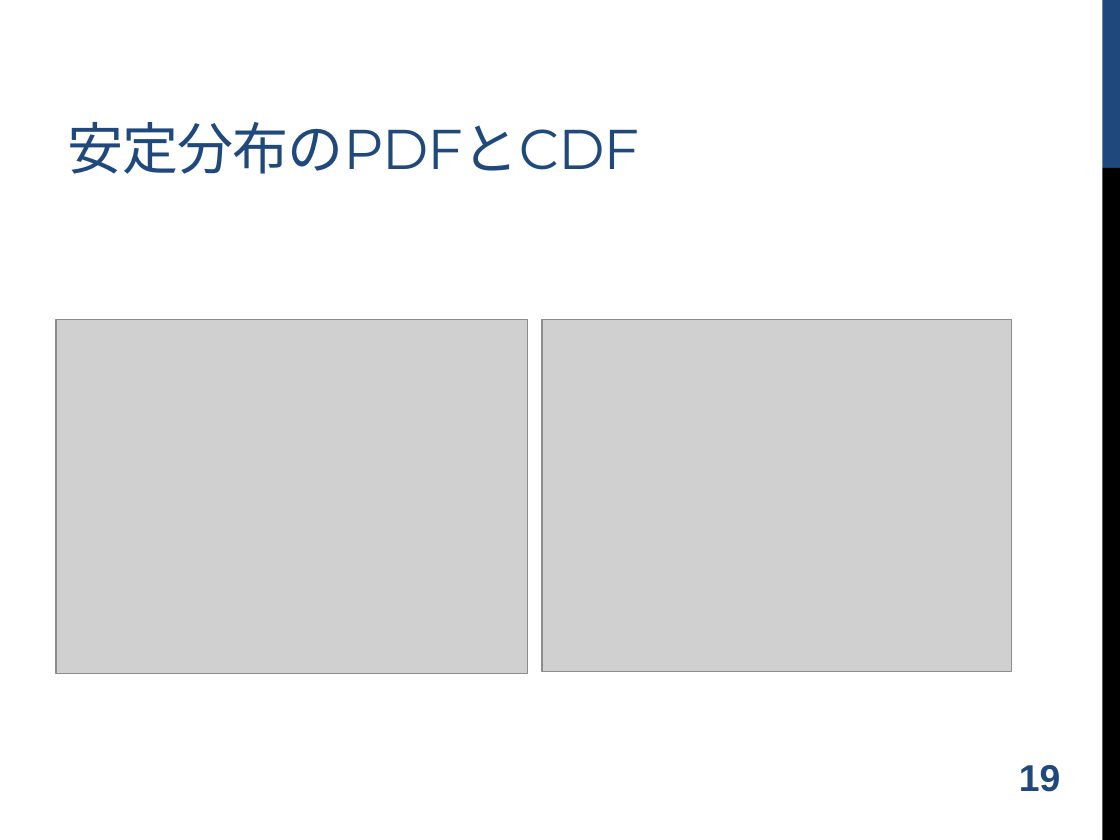
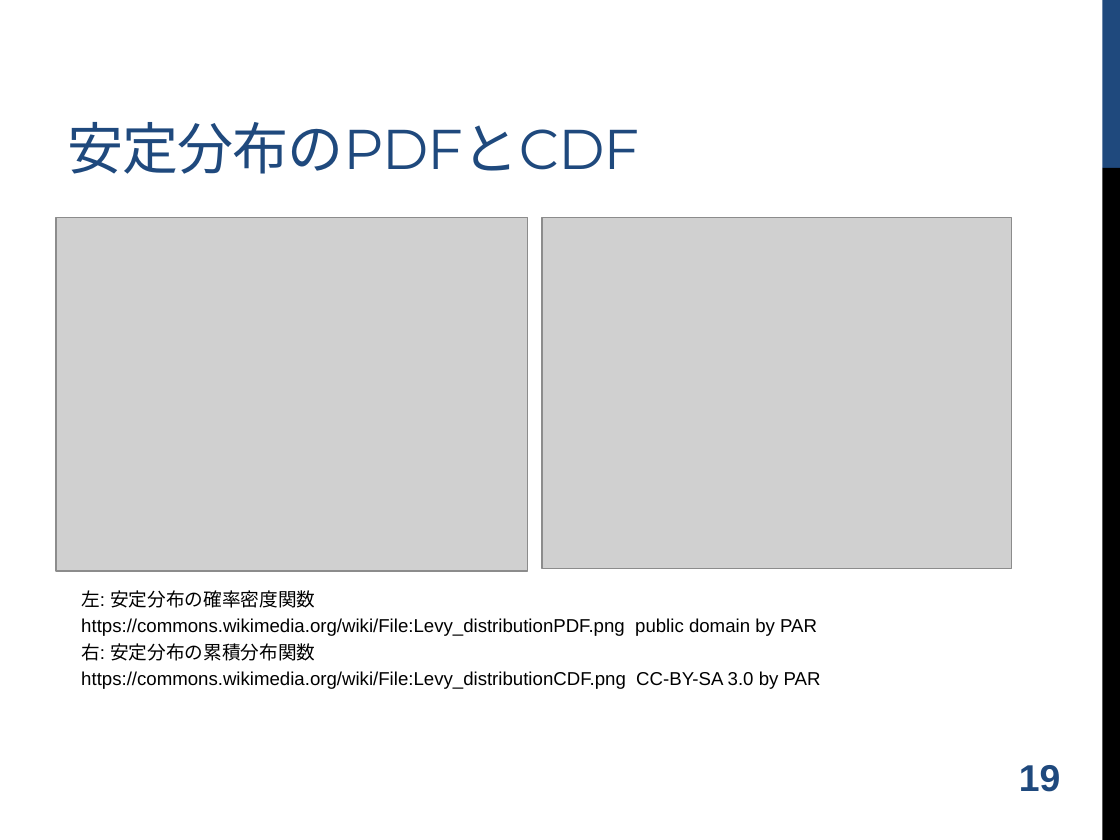
Before and after one commit to shugo/DCW2016, a slide deck: slide 20 of ruby_data_analysis.pptx. Drawn at 1120x840 pixels with LibreOffice and Linux fonts; fonts in the diff are those of the drawing; grey boxes stand for pictures; background and template pictures are left out. Boxes give left, top, right and bottom in pixels: in the first picture for what was removed or moved away, otherwise in the second. Text is boxed around its words. In the diff, an @@ line names an element or a change of style, - is before the commit and + after.

```diff
--- a/ruby_data_analysis.pptx
+++ b/ruby_data_analysis.pptx
@@ picture: place and size @@
-picture at <box>56,320,528,674</box>
+picture at <box>56,217,528,571</box>
@@ picture: place and size @@
-picture at <box>542,320,1011,672</box>
+picture at <box>542,217,1011,569</box>
@@ text added at <box>81,590,821,689</box>, 12 pt, text #000000 @@
+  左: 安定分布の確率密度関数
+  https://commons.wikimedia.org/wiki/File:Levy_distributionPDF.png public domain by PAR
+  右: 安定分布の累積分布関数
+  https://commons.wikimedia.org/wiki/File:Levy_distributionCDF.png CC-BY-SA 3.0 by PAR
```
Also in this commit, not shown: 1 other slide changed.
